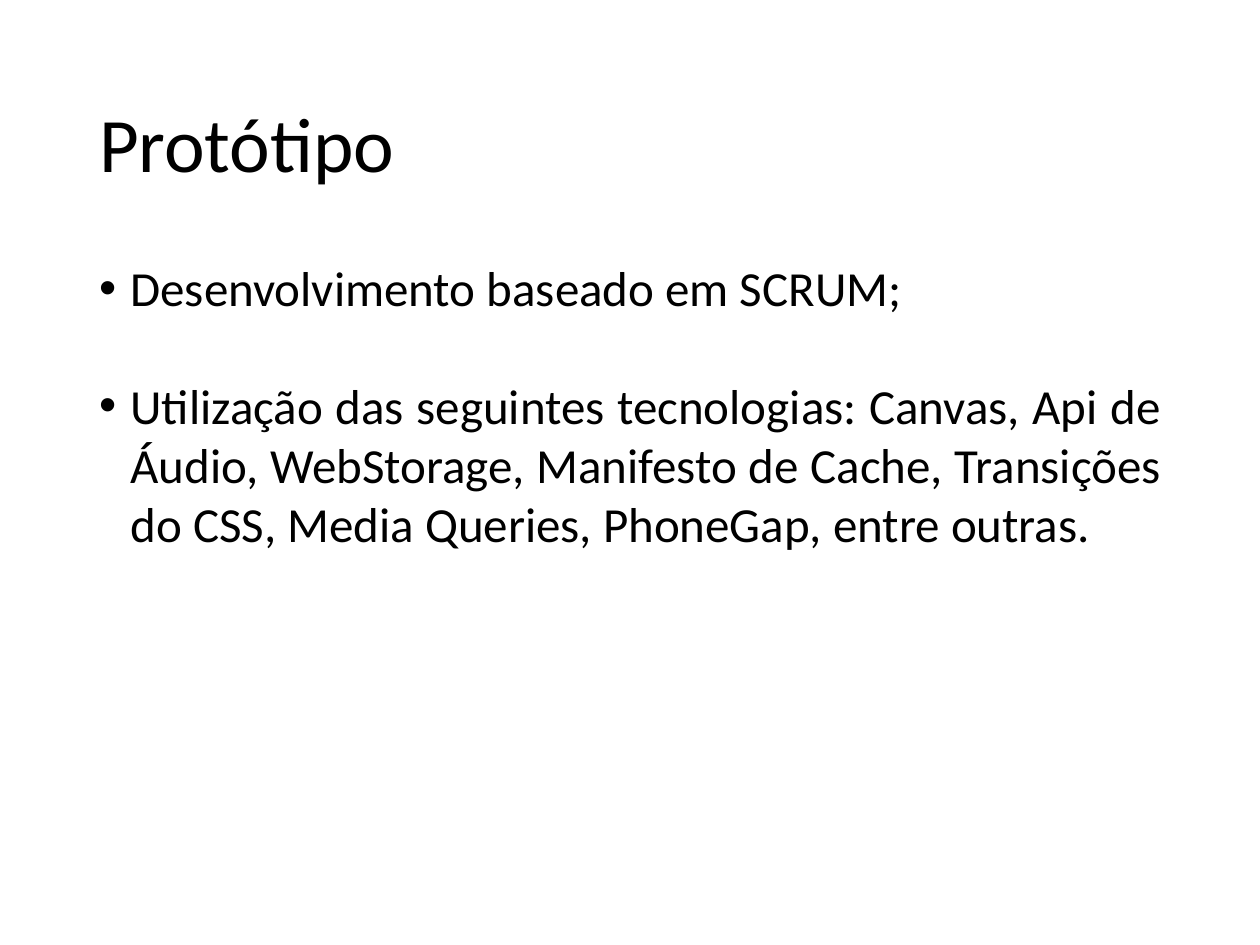
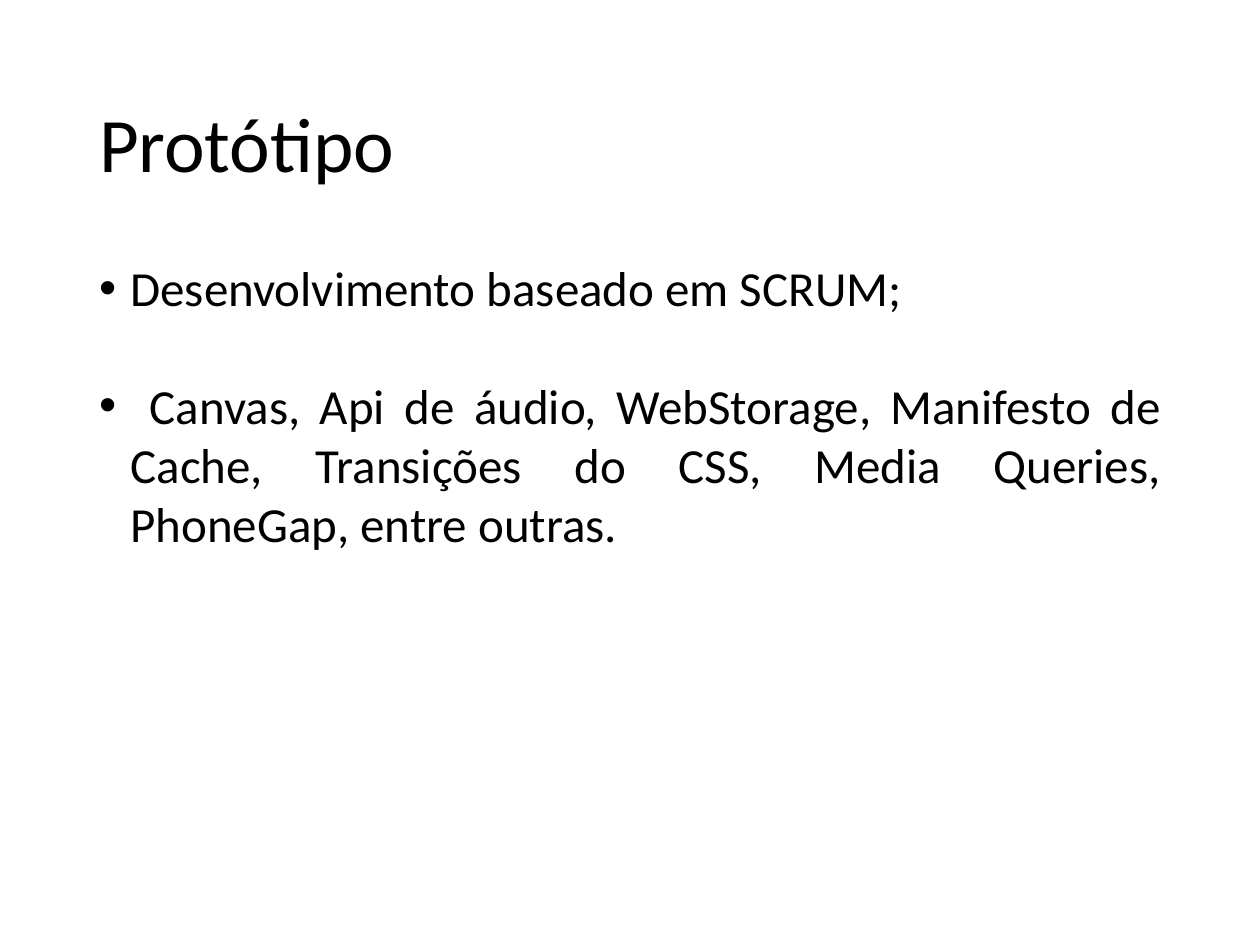
Before and after one commit to jeanCarloMachado/htmlLimitations, a slide deck: slide 12 of LimitacoesHTMLJogosMultiplataforma.odp (slide 13 before the commit). Drawn at 1260x945 pixels with LibreOffice and Linux fonts; fonts in the diff are those of the drawing; background and template pictures are left out. Boxes give left, top, right and bottom in pixels: in the first picture for what was removed or moved away, otherwise in the second. Text is boxed around its words. In the diff, an @@ line names an element or a change of style, - is before the commit and + after.

```diff
--- a/LimitacoesHTMLJogosMultiplataforma.odp
+++ b/LimitacoesHTMLJogosMultiplataforma.odp
@@ text at <box>131,390,1161,550</box>: text changed @@
-• Utilização das seguintes tecnologias: Canvas, Api de Áudio, WebStorage, Manifesto de Cache, Transições do CSS, Media Queries, PhoneGap, entre outras.
+• Canvas, Api de áudio, WebStorage, Manifesto de Cache, Transições do CSS, Media Queries, PhoneGap, entre outras.
```
Also in this commit, not shown: 10 other slides changed, 3 slides removed, 1 other file.
